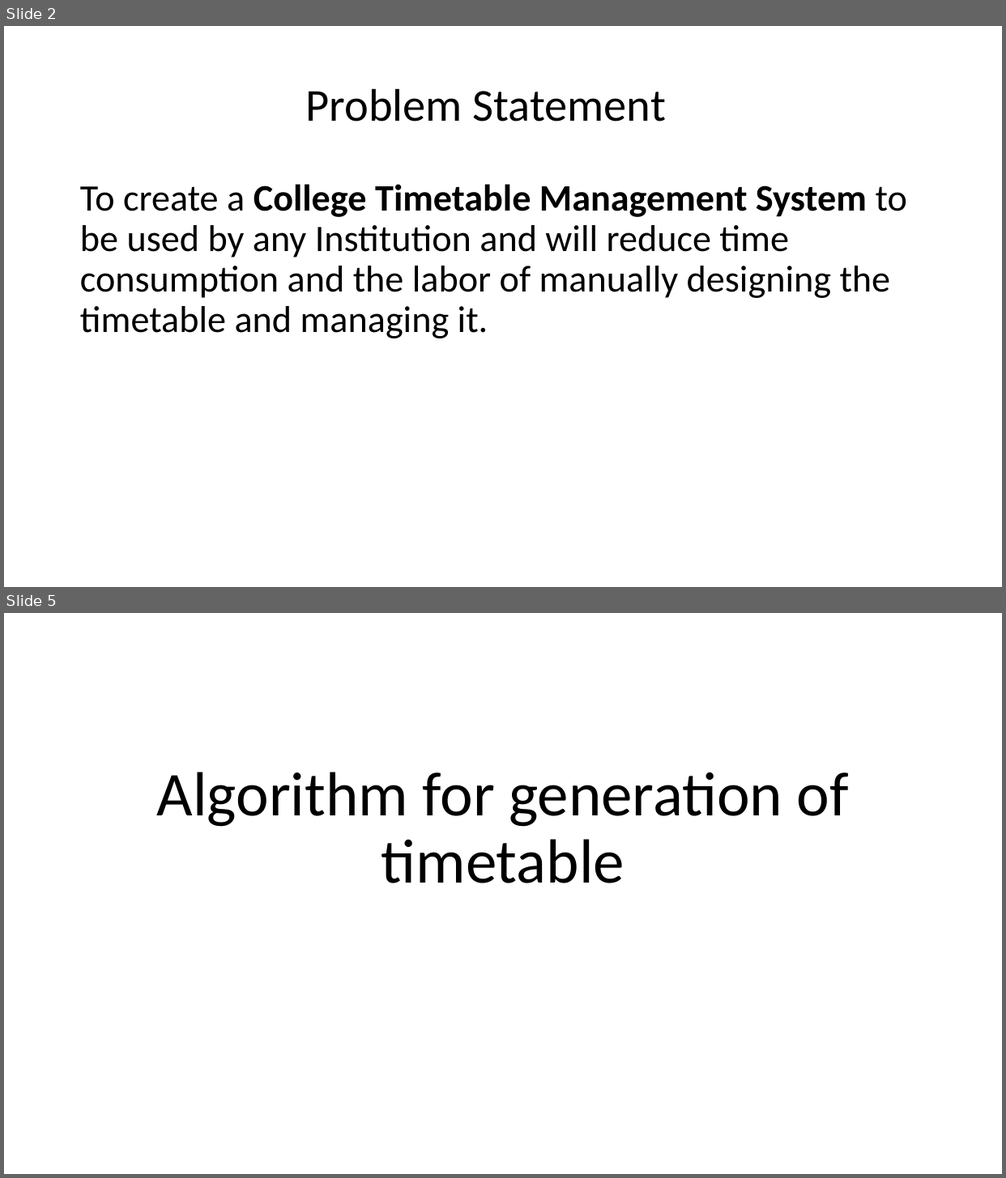
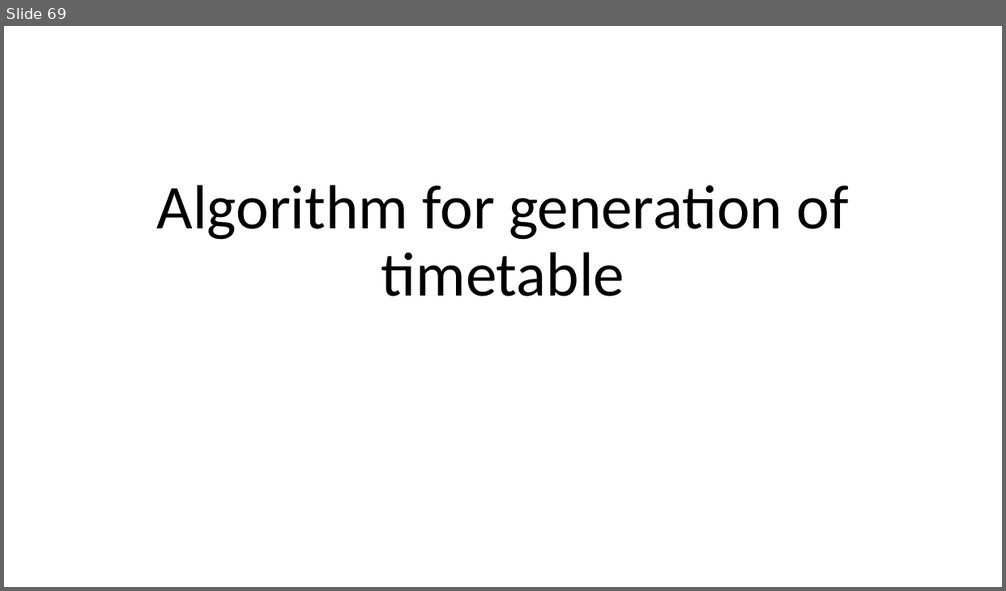
Before and after one commit to abhishekshaw21/Timetable, a slide deck: College Timetable Management System.pptx. Shown one above the other, each under a label of ours: slides 2 and 5 before the commit, slide 69 after it; the slides between them are not shown. The pictures are 1006x1178 and 1006x591 pixels, drawn with LibreOffice and Linux fonts; fonts in the diff are those of the drawing. Boxes give left, top, right and bottom in pixels: in the first picture for what was removed or moved away, otherwise in the second. Text is boxed around its words. In the diff, an @@ line names an element or a change of style, - is before the commit and + after.

```diff
--- a/College Timetable Management System.pptx
+++ b/College Timetable Management System.pptx
@@ slide 2 removed at [4, 26, 1002, 587], background #FFFFFF @@
@@ title removed at [306, 88, 666, 122] @@
-Problem Statement
@@ text removed at [80, 184, 907, 339] @@
-To create a College Timetable Management System to be used by any Institution and will reduce time consumption and the labor of manually designing the timetable and managing it.
@@ what was slide 5 is now slide 69 @@
```
Also in this commit, not shown: 1 slide changed, 66 slides added, 2 other slides removed.
